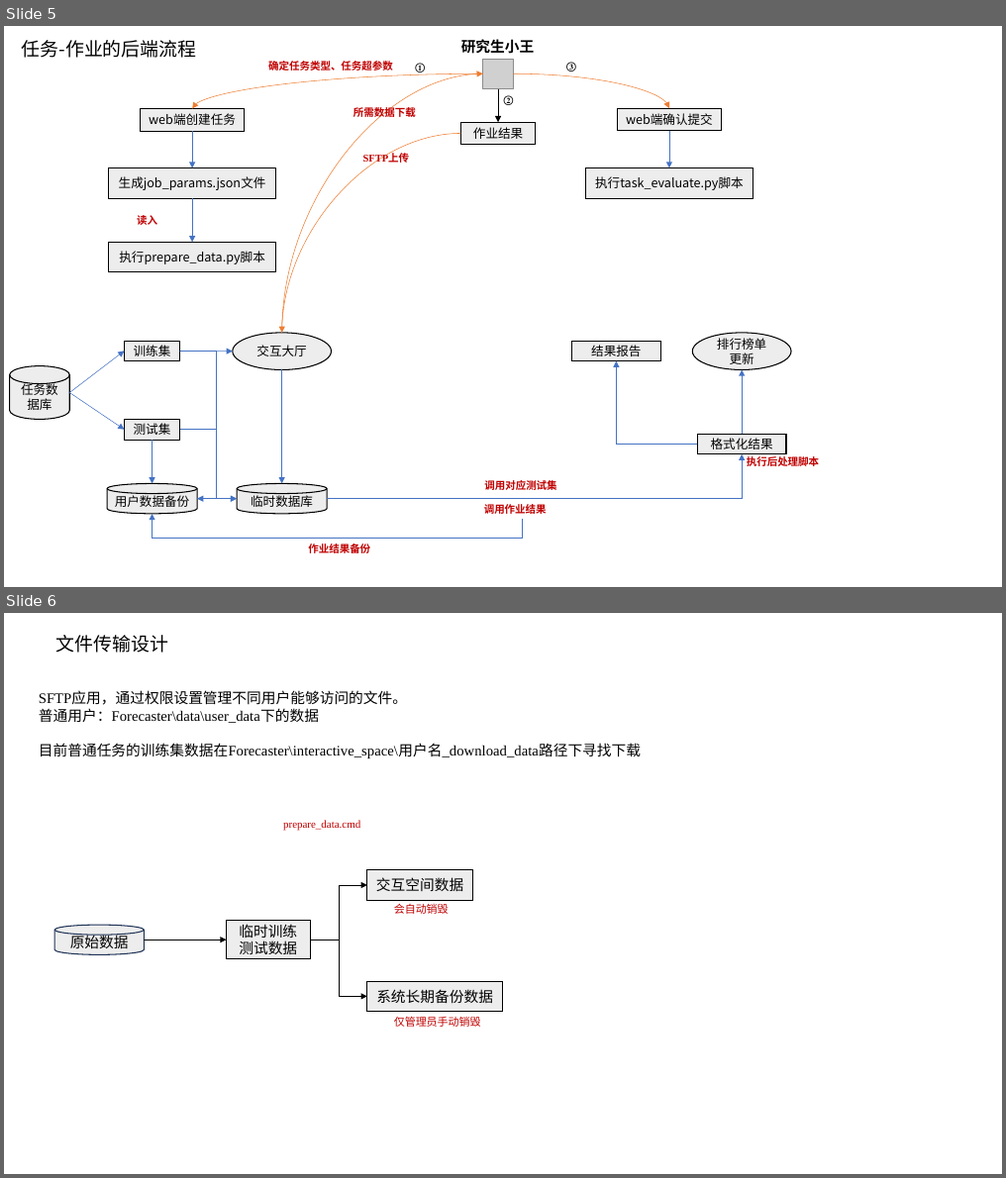
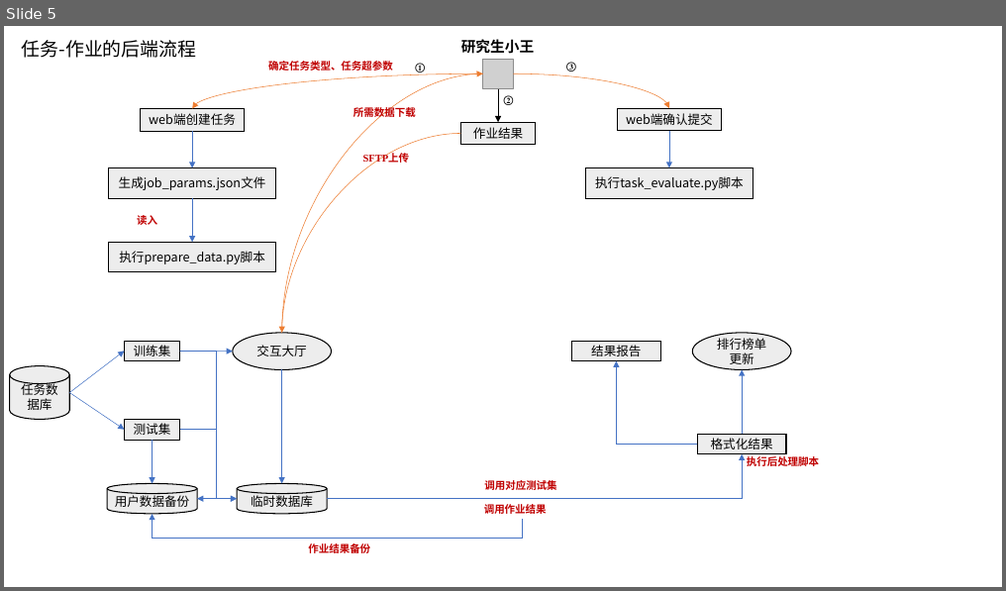
Before and after one commit to unscmol/Forecaster, a slide deck: 功率预测模型校验系统.pptx. Shown one above the other, each under a label of ours: slides 5 and 6 before the commit, slide 5 after it. The pictures are 1006x1178 and 1006x591 pixels, drawn with LibreOffice and Linux fonts; fonts in the diff are those of the drawing; grey boxes stand for pictures. Boxes give left, top, right and bottom in pixels: in the first picture for what was removed or moved away, otherwise in the second. Text is boxed around its words. In the diff, an @@ line names an element or a change of style, - is before the commit and + after.

Commit message:
优化注册生成用户文件夹

```diff
--- a/功率预测模型校验系统.pptx
+++ b/功率预测模型校验系统.pptx
@@ slide 6 removed at <box>4,613,1002,1174</box>, background #FFFFFF @@
@@ text removed at <box>56,635,168,653</box> @@
-文件传输设计
@@ text removed at <box>39,692,641,759</box> @@
-SFTP应用，通过权限设置管理不同用户能够访问的文件。
-普通用户：Forecaster\data\user_data下的数据
-目前普通任务的训练集数据在Forecaster\interactive_space\用户名_download_data路径下寻找下载
@@ text removed at <box>283,820,360,831</box> @@
-prepare_data.cmd
@@ rectangle removed at <box>367,870,472,901</box> @@
-交互空间数据
@@ elbow arrow removed from (310, 940) to (367, 885) @@
@@ text removed at <box>394,904,449,914</box> @@
-会自动销毁
@@ cylinder removed at <box>54,925,144,956</box> @@
-原始数据
@@ rectangle removed at <box>227,921,310,959</box> @@
-临时训练测试数据
@@ arrow removed from (144, 940) to (227, 940) @@
@@ elbow arrow removed from (310, 940) to (367, 996) @@
@@ rectangle removed at <box>367,981,503,1012</box> @@
-系统长期备份数据
@@ text removed at <box>394,1016,481,1027</box> @@
-仅管理员手动销毁
```
Also in this commit, not shown: 2 slides added, 1 other slide removed, 5 other files.
